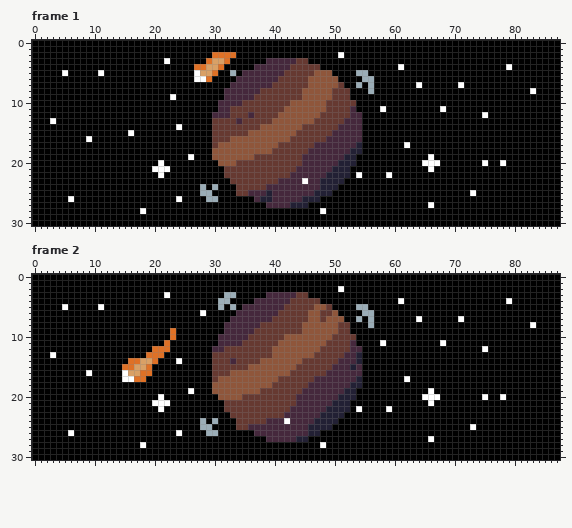
Pixel-art file, stored at icons/planets/banner.aseprite. The picture above was drawn from the file before the commit.
88x31 pixels, 20 frames. Shown: frame 1, frame 2. The commit also changed other frames, which this record leaves out.
After the commit:
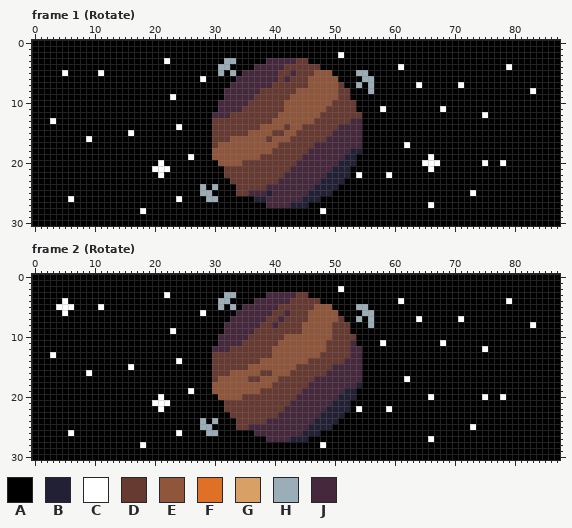
Palette (. is transparent): A #000000  B #222034  C #ffffff  D #663931  E #8f563b  F #df7126  G #d9a066  H #9badb7  J #45283c
What changed:
Changed rows in their new state; - is an unchanged pixel.
Frame 1 (Rotate), layers "Layer 2", "Layer 1":
first column x 27:
 2 ---AAAA---------------------
 3 --AAAHH---------------------
 4 AAAAHH---------D------------
 5 AAAAH---------D-J-----------
 6 A-A------------J------------
 8 -----------------E-----E----
 9 ----------------EE-----E----
10 --------J------E------E-----
11 ------JJ------------------D-
12 ---------D----------------DD
13 -------D-----------------D--
14 ---------------D------------
15 -------------DD-------------
16 ------------D---------------
17 ---------------------------J
19 ----------E-----------------
20 -------E---------J----------
21 ----------------J-----------
22 ---------------J------------
23 ------------------J---------
24 --------------------B-------
25 -------------------B--------
26 ----------B-J---------------
Frame 2 (Rotate), layers "Layer 3", "Layer 2", "Layer 1":
first column x 4:
 4 -C--------------------------------------------------------------
 5 C-C----------------------------------D-------E------------------
 6 -C----------------------------------D-J-----EE------------------
 7 -----------------------------------D-J------E--D----------------
 8 ------------------------------------J---------D-----------------
 9 -------------------C--------------------------D-----------------
10 -------------------A--------------------------------------------
11 ------------------A---------------------------------------------
12 ----------------AAA---------J---------------E-------------------
13 ---------------AAA-------------------------E----D-J-------------
14 ------------AAAAA------------D-----------E-----D--J-------------
15 -----------ACAAA---------------------------------J--------------
16 -----------AAAAA------------------DD----------------------------
17 -----------AAAA-----------------DD----------------J-------------
18 -------------------------------------------------J--------------
19 --------------------------------------------------------------A-
20 -------------------------------------------------------------A-A
21 ---------------------------------------J----------------------A-
22 --------------------------------------J-------------------------
23 -------------------------------------J--------------------------
24 --------------------------------------J-------------------------
26 -----------------------------------------B----------------------
27 ---------------------------------------B------------------------
